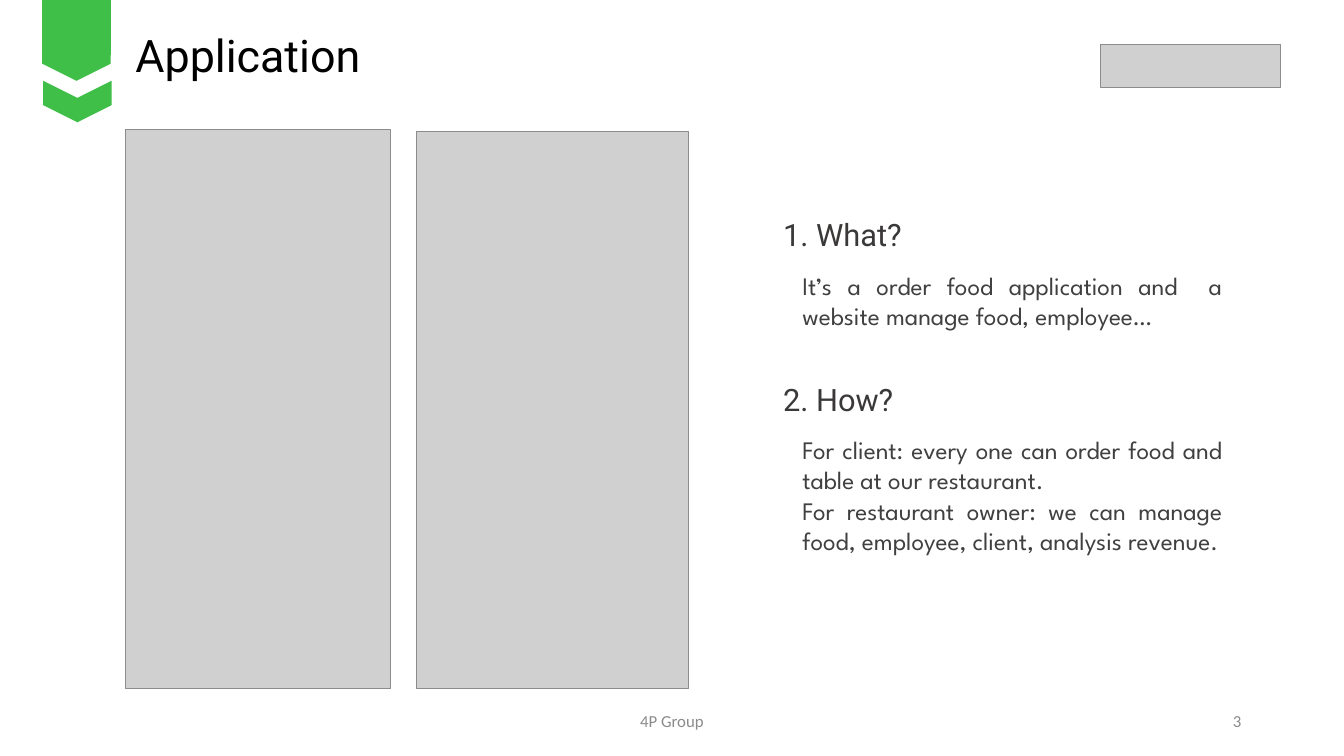
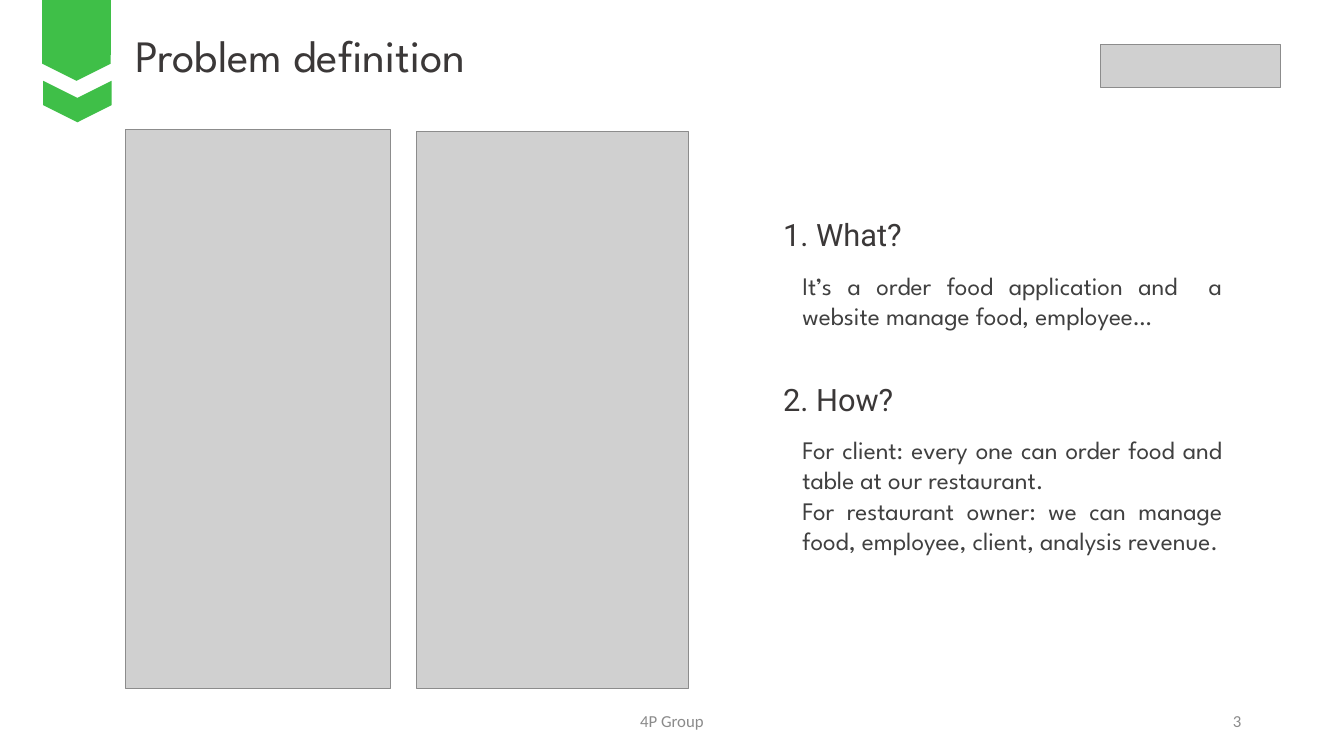
Before and after one commit to nhanntce/Fall_Group01, a slide deck: slide 3 of 4P Food.pptx. Drawn at 1344x756 pixels with LibreOffice and Linux fonts; fonts in the diff are those of the drawing; grey boxes stand for pictures. Boxes give left, top, right and bottom in pixels: in the first picture for what was removed or moved away, otherwise in the second. Text is boxed around its words. In the diff, an @@ line names an element or a change of style, - is before the commit and + after.

```diff
--- a/4P Food.pptx
+++ b/4P Food.pptx
@@ text at box(135, 40, 466, 73): text changed; font Roboto to League Spartan; text colour #000000 to #3B3838 @@
-Application
+Problem definition
```
Also in this commit, not shown: 9 other slides changed, 1 slide added, 2 slides removed.
